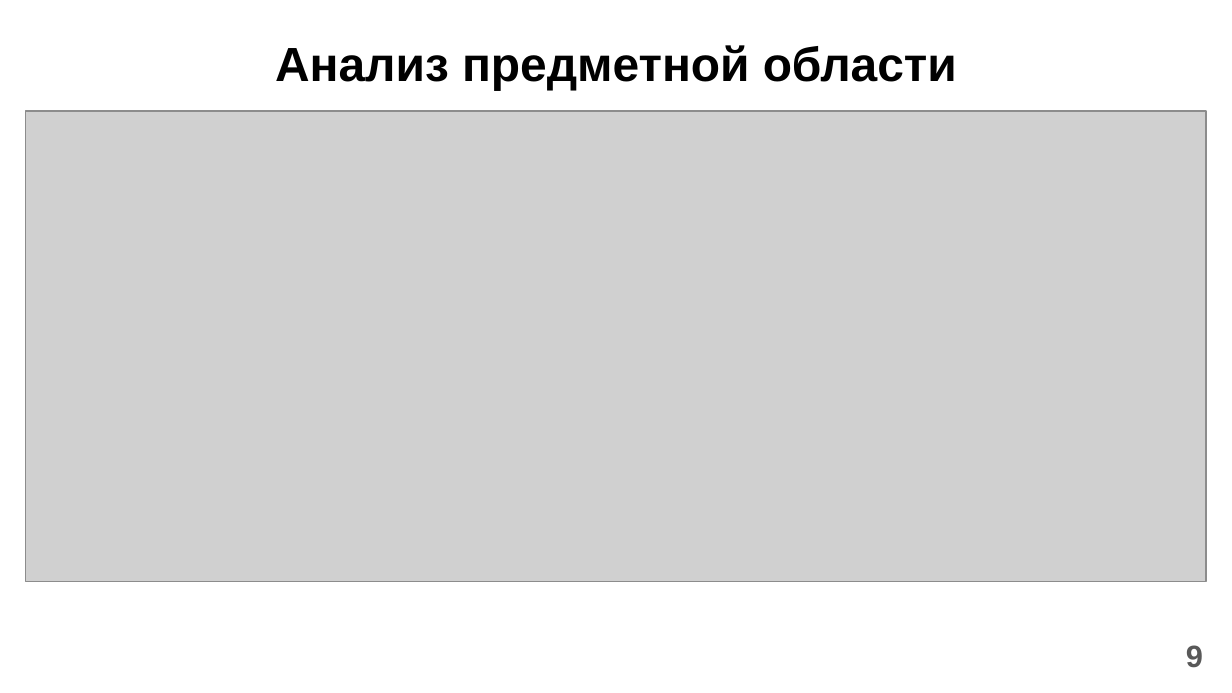
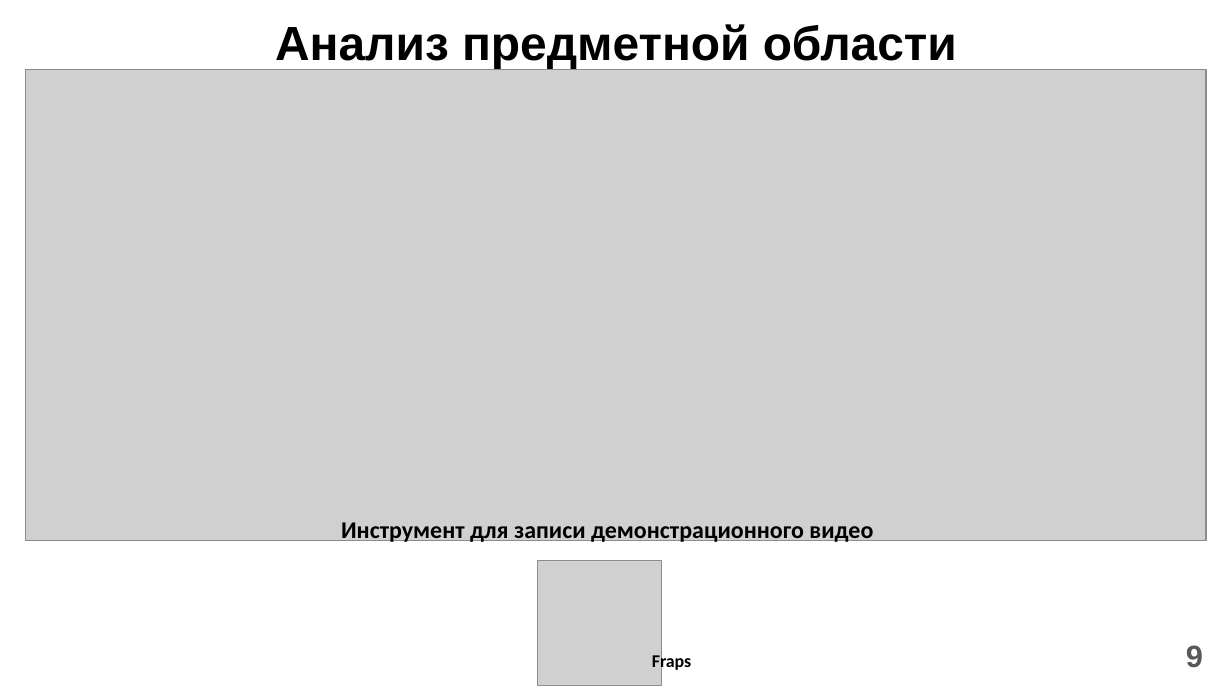
Before and after one commit to Vitya535/FindJobOnHH, a slide deck: slide 9 of Documents/Presentation.pptx. Drawn at 1232x693 pixels with LibreOffice and Linux fonts; fonts in the diff are those of the drawing; grey boxes stand for pictures. Boxes give left, top, right and bottom in pixels: in the first picture for what was removed or moved away, otherwise in the second. Text is boxed around its words. In the diff, an @@ line names an element or a change of style, - is before the commit and + after.

```diff
--- a/Documents/Presentation.pptx
+++ b/Documents/Presentation.pptx
@@ title "Анализ предметной области": place and size @@
-title "Анализ предметной области" at (275,45,957,90)
+title "Анализ предметной области" at (275,24,957,69)
@@ picture: place and size @@
-picture at (26,111,1206,582)
+picture at (26,70,1206,541)
@@ text added at (341,522,873,545), 14 pt, text #000000, bold @@
+Инструмент для записи демонстрационного видео
@@ picture added at (537,561,662,685) @@
@@ text added at (652,652,692,672), 10.5 pt, text #000000, bold @@
+Fraps
```
Also in this commit, not shown: 3 other slides changed.
